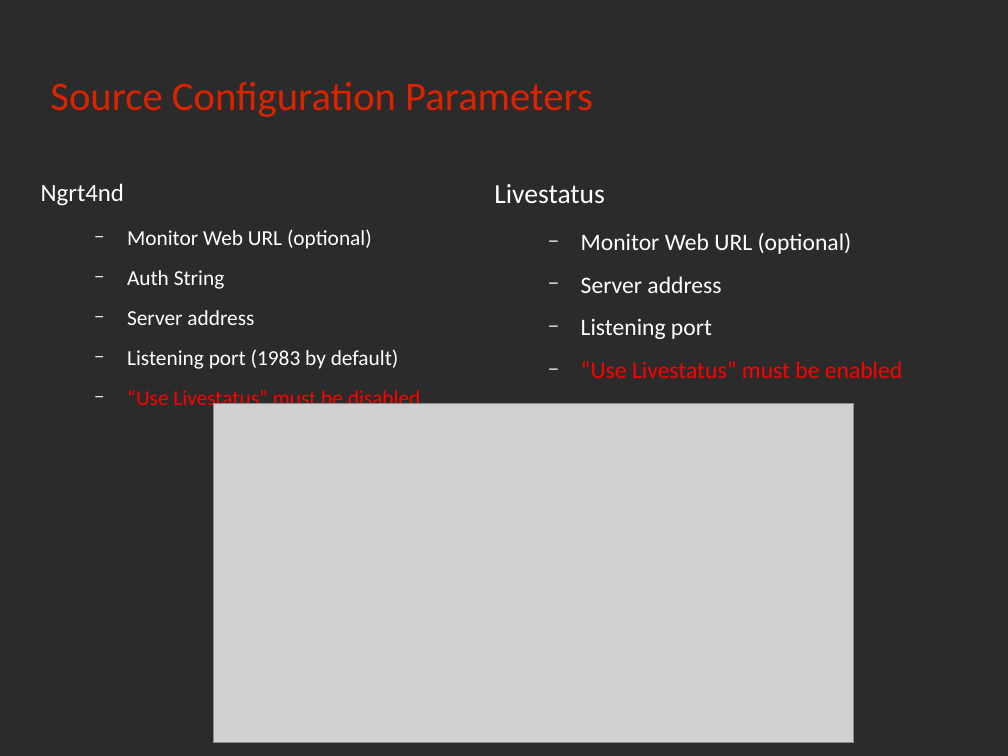
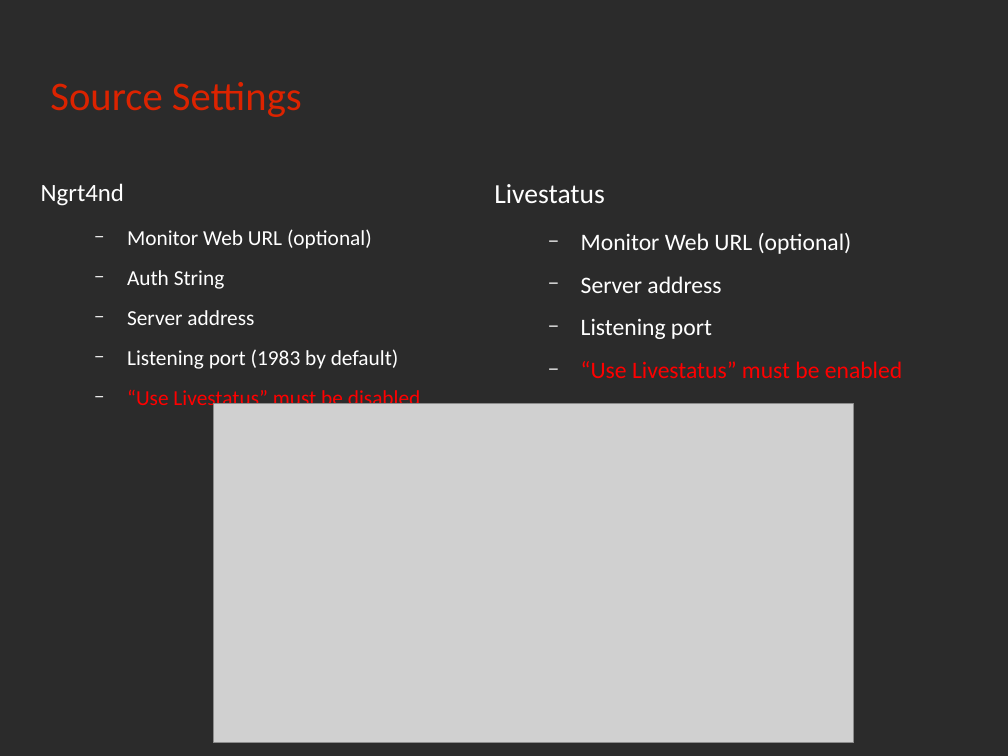
Before and after one commit to rchakode/realopinsight, a slide deck: slide 28 of doc/talks/nwc-2013.odp (slide 29 before the commit). Drawn at 1008x756 pixels with LibreOffice and Linux fonts; fonts in the diff are those of the drawing; grey boxes stand for pictures; background and template pictures are left out; a plain dark background stands for a picture behind light text. Boxes give left, top, right and bottom in pixels: in the first picture for what was removed or moved away, otherwise in the second. Text is boxed around its words. In the diff, an @@ line names an element or a change of style, - is before the commit and + after.

```diff
--- a/doc/talks/nwc-2013.odp
+++ b/doc/talks/nwc-2013.odp
@@ title at (50,82,302,117): text changed @@
-Source Configuration Parameters
+Source Settings
```
Also in this commit, not shown: 5 other slides changed, 1 slide removed, 32 other files.
